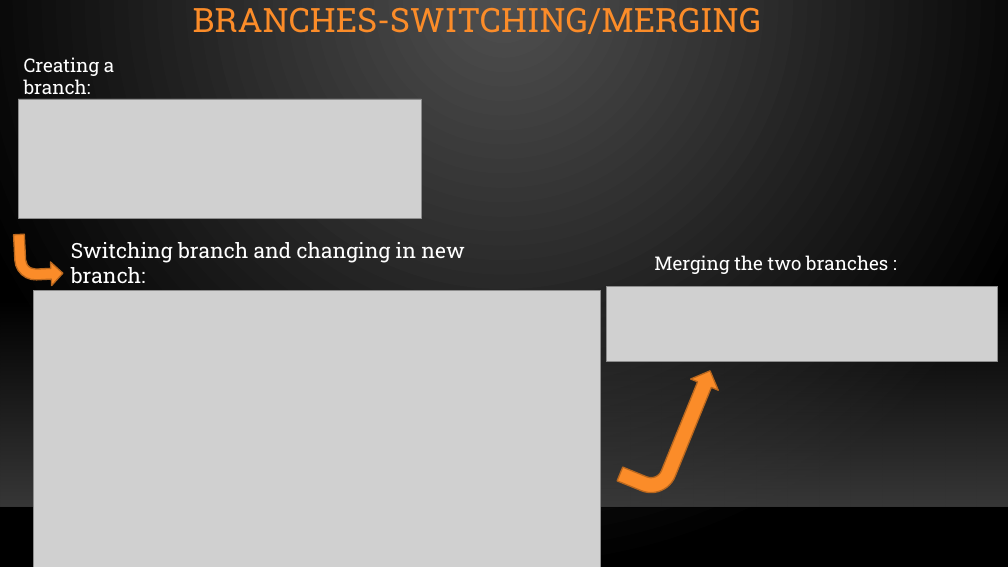
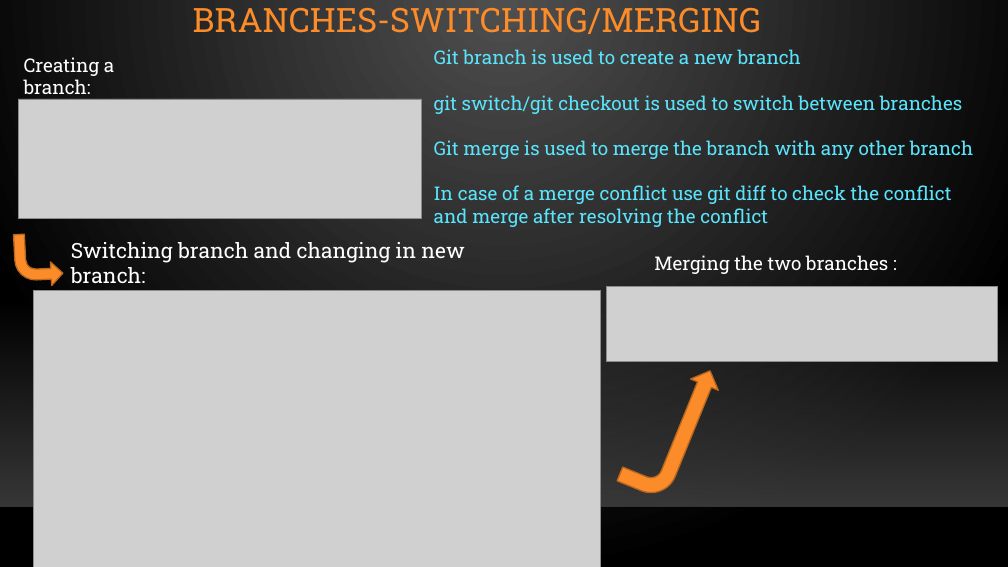
Before and after one commit to gwydion67/KOSS-presentation, a slide deck: slide 9 of New Git Concepts.pptx. Drawn at 1008x567 pixels with LibreOffice and Linux fonts; fonts in the diff are those of the drawing; grey boxes stand for pictures; background and template pictures are left out. Boxes give left, top, right and bottom in pixels: in the first picture for what was removed or moved away, otherwise in the second. Text is boxed around its words. In the diff, an @@ line names an element or a change of style, - is before the commit and + after.

```diff
--- a/New Git Concepts.pptx
+++ b/New Git Concepts.pptx
@@ text added at [434,49,973,227], 18 pt, text #5AE4FB @@
+Git branch is used to create a new branch
+git switch/git checkout is used to switch between branches
+Git merge is used to merge the branch with any other branch
+In case of a merge conflict use git diff to check the conflict and merge after resolving the conflict
```
Also in this commit, not shown: 2 other slides changed, 3 slides added, 1 slide removed.
